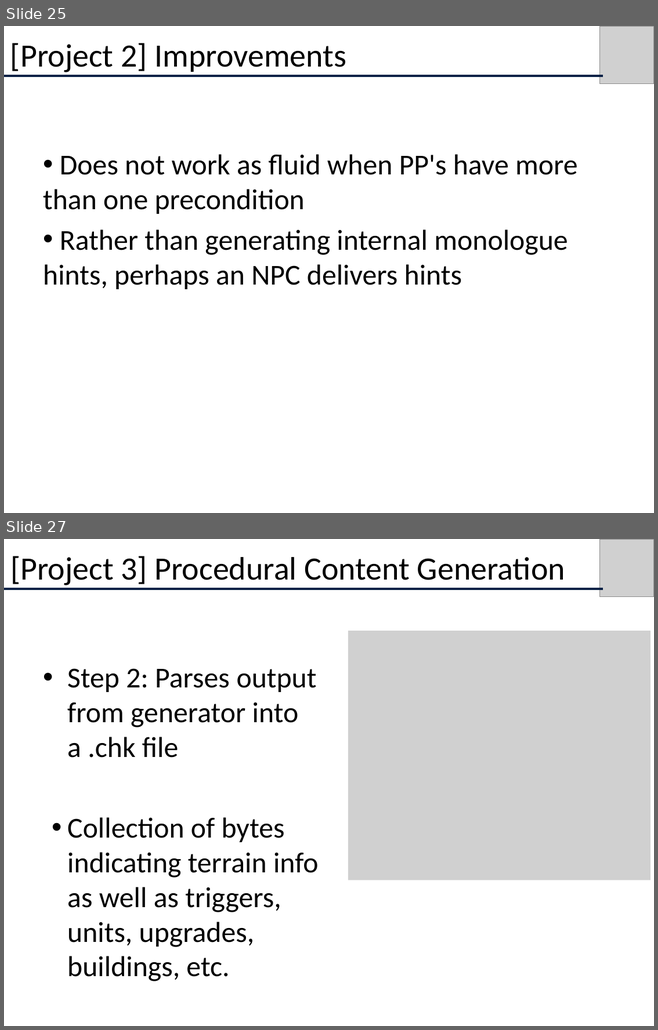
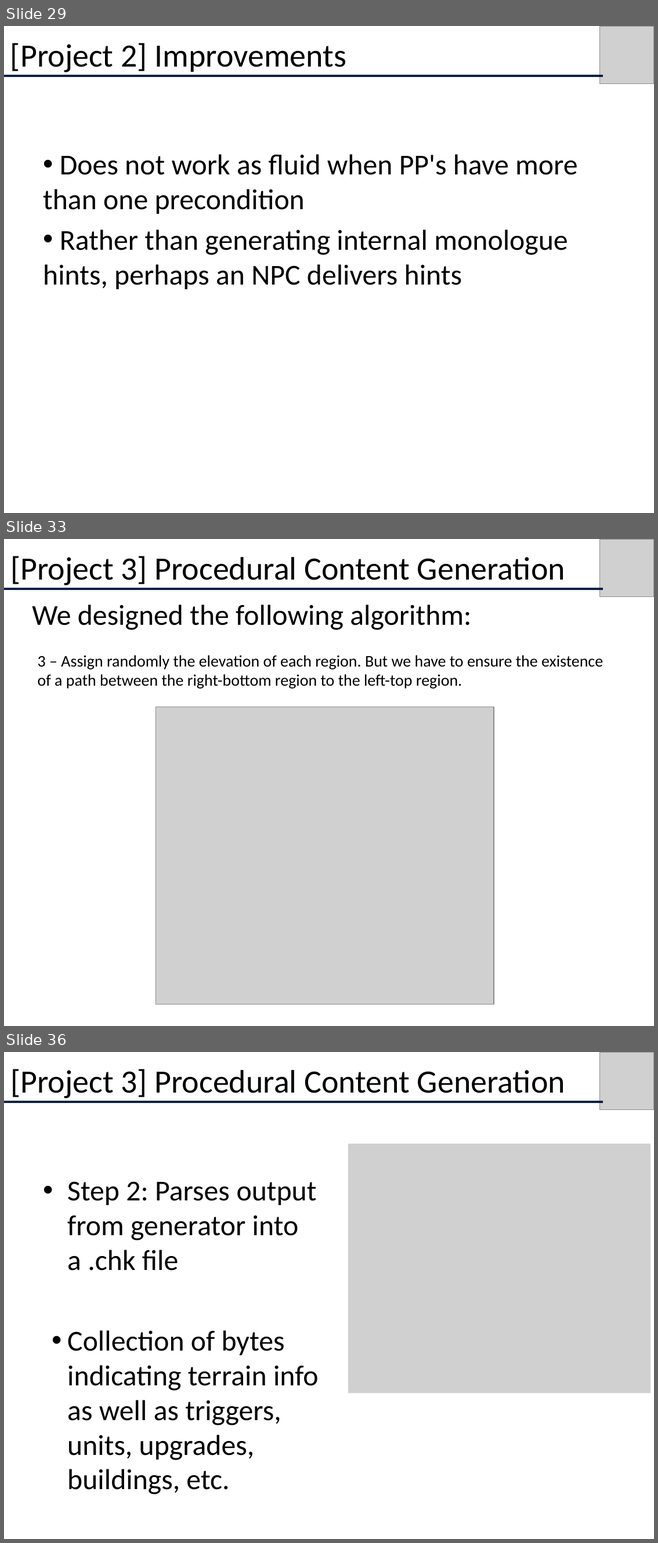
Before and after one commit to albertouri/psmage, a slide deck: docs/CS680Presentation.pptx. Shown one above the other, each under a label of ours: slides 25 and 27 before the commit, slides 29, 33 and 36 after it; the slides between them are not shown. The pictures are 658x1030 and 658x1543 pixels, drawn with LibreOffice and Linux fonts; fonts in the diff are those of the drawing; grey boxes stand for pictures. Boxes give left, top, right and bottom in pixels: in the first picture for what was removed or moved away, otherwise in the second. Text is boxed around its words. In the diff, an @@ line names an element or a change of style, - is before the commit and + after.

```diff
--- a/docs/CS680Presentation.pptx
+++ b/docs/CS680Presentation.pptx
@@ slide 33 added at (x1=4, y1=539, x2=654, y2=1026), background #FFFFFF @@
@@ text added at (x1=10, y1=556, x2=565, y2=585), 36 pt, text #000000 @@
+[Project 3] Procedural Content Generation
@@ picture added at (x1=600, y1=539, x2=654, y2=597) @@
@@ line added from (4, 589) to (603, 589), #0B2247 3 pt @@
@@ text added at (x1=32, y1=605, x2=471, y2=630), 32 pt, text #000000 @@
+We designed the following algorithm:
@@ text added at (x1=38, y1=655, x2=603, y2=689), 18 pt, text #000000 @@
+3 – Assign randomly the elevation of each region. But we have to ensure the existence of a path between the right-bottom region to the left-top region.
@@ picture added at (x1=155, y1=707, x2=493, y2=1005) @@
@@ what was slide 25 is now slide 29 @@
@@ what was slide 27 is now slide 36 @@
```
Also in this commit, not shown: 5 slides changed, 8 other slides added, 6 other files.
